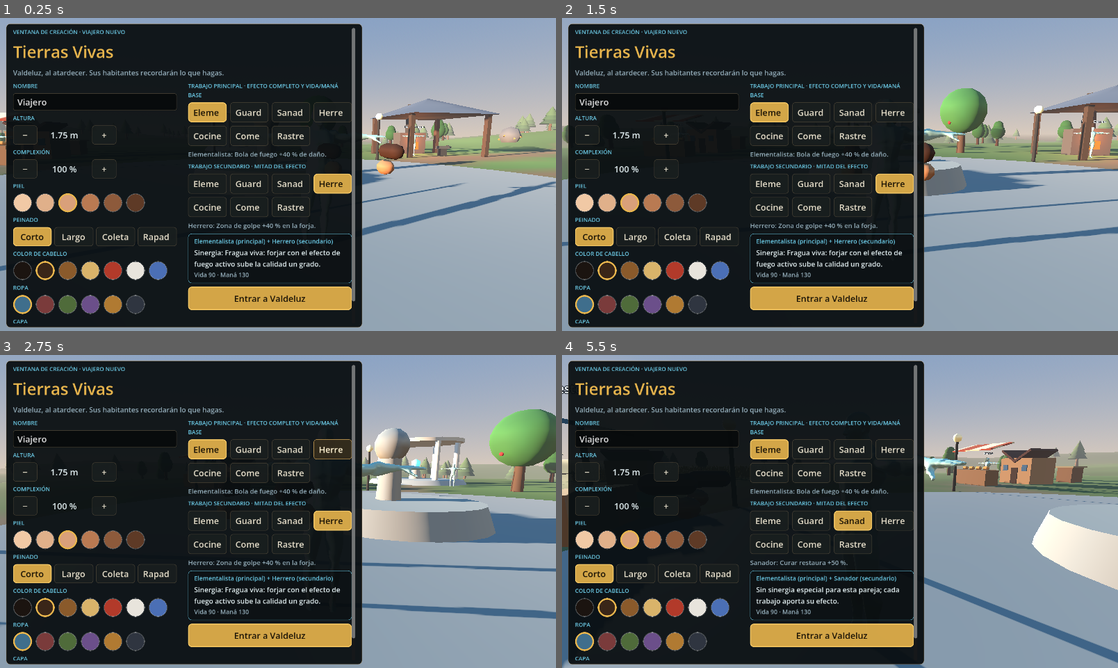
Above: before the commit, frames 1-4 (two rows, left to right).
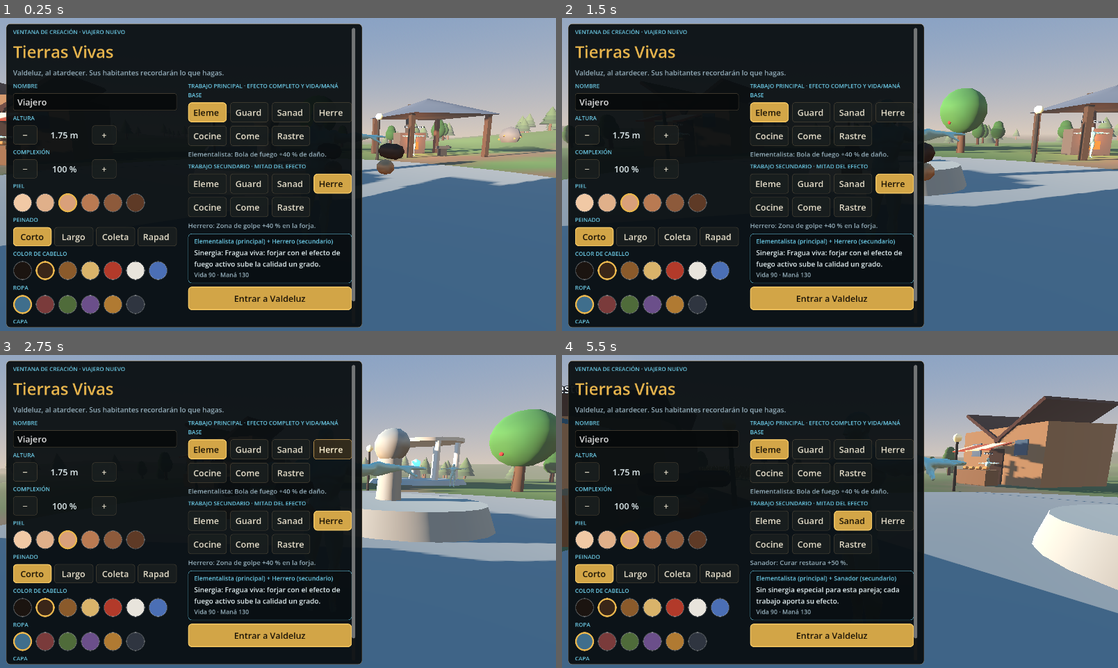
Above: after the commit, the same moments.

Repository: samuelguerrerodelarosa005-arch/tierras-vivientes
Game: Godot game, scene res://main.tscn
Two runs of this game, one before a commit and one after it. Both use one fixed random seed, a clock stepped at 60 frames per second and the inputs below.
Inputs (mouse positions are in pixels of both pictures, inside the frame that each line leads up to):
- Up to frame 1 (0.25 s): no input
- Up to frame 2 (1.5 s): tap Enter at 0.5 s; move the mouse to (962, 158) at 0.52 s; hold D (move_right) 0.53-1.28 s; hold F (eat) 0.53-1.28 s; click (962, 158) at 0.67 s; tap Space (jump) at 0.77 s; move the mouse to (728, 190) at 1.27 s; hold S (move_back) from 1.28 s (still down); tap E (interact) at 1.35 s
- Up to frame 3 (2.75 s): tap Space (jump) at 1.52 s; move the mouse to (333, 442) at 2.02 s; release S (move_back) at 2.03 s; hold D (move_right) from 2.03 s (still down); hold R (rumors) from 2.03 s (still down)
- Up to frame 4 (5.5 s): move the mouse to (812, 574) at 2.77 s; release D (move_right) at 2.78 s; release R (rumors) at 2.78 s; hold W (move_forward) 2.78-3.53 s; tap Shift (run) at 2.85 s; click (812, 574) at 2.92 s; tap Space (jump) at 3.02, 3.77, 4.52 s; move the mouse to (1006, 558) at 3.52 s; hold 1 (spell_1) 3.53-4.28 s; hold A (move_left) 3.53-5.03 s; move the mouse to (673, 464) at 4.27 s; tap 2 (spell_2) at 4.35 s; move the mouse to (867, 511) at 5.02 s; hold S (move_back) from 5.03 s (still down); hold 3 (spell_3) from 5.03 s (still down); click (867, 511) at 5.17 s

The runs differ from the first frame. In frame 1, 17% of the frame differs, in the area x 0-100%, y 20-100%; in frame 2, 15%; in frame 3, 13%; in frame 4, 15%.
Error in both runs: Invalid type in function '_play_imported_animation' in base 'Node3D (humanoid.gd)'. The array of argument 1 (Array) does not have the same element type as the …

Commit message:
Ajustar escala de la casa 3D al tamaño del mundo

Diff:
--- a/godot/models/environment/medieval_house.tscn
+++ b/godot/models/environment/medieval_house.tscn
@@ -13,38 +13,38 @@
 metallic = 0.1
 roughness = 0.25
 [sub_resource type="BoxMesh" id="WallsMesh"]
-size = Vector3(2.5, 1.8, 2.1)
+size = Vector3(6.8, 3.8, 5.4)
 [sub_resource type="BoxMesh" id="RoofMesh"]
-size = Vector3(1.45, 0.16, 2.35)
+size = Vector3(4.0, 0.22, 5.8)
 [sub_resource type="BoxMesh" id="DoorMesh"]
-size = Vector3(0.52, 1.12, 0.08)
+size = Vector3(1.2, 2.4, 0.12)
 [sub_resource type="BoxMesh" id="WindowMesh"]
-size = Vector3(0.38, 0.42, 0.07)
+size = Vector3(0.9, 0.95, 0.1)
 
 [node name="MedievalHouse" type="Node3D"]
 [node name="Walls" type="MeshInstance3D" parent="."]
-position = Vector3(0, 0.9, 0)
+position = Vector3(0, 1.9, 0)
 mesh = SubResource("WallsMesh")
 surface_material_override/0 = SubResource("Plaster")
 [node name="RoofLeft" type="MeshInstance3D" parent="."]
-position = Vector3(-0.57, 1.95, 0)
+position = Vector3(-1.5, 4.0, 0)
 rotation = Vector3(0, 0, -0.58)
 mesh = SubResource("RoofMesh")
 surface_material_override/0 = SubResource("Roof")
 [node name="RoofRight" type="MeshInstance3D" parent="."]
-position = Vector3(0.57, 1.95, 0)
+position = Vector3(1.5, 4.0, 0)
 rotation = Vector3(0, 0, 0.58)
 mesh = SubResource("RoofMesh")
 surface_material_override/0 = SubResource("Roof")
 [node name="Door" type="MeshInstance3D" parent="."]
-position = Vector3(0, 0.56, 1.06)
+position = Vector3(0, 1.2, 2.76)
 mesh = SubResource("DoorMesh")
 surface_material_override/0 = SubResource("Wood")
 [node name="WindowLeft" type="MeshInstance3D" parent="."]
-position = Vector3(-0.78, 1.12, 1.07)
+position = Vector3(-1.9, 2.4, 2.78)
 mesh = SubResource("WindowMesh")
 surface_material_override/0 = SubResource("Glass")
 [node name="WindowRight" type="MeshInstance3D" parent="."]
-position = Vector3(0.78, 1.12, 1.07)
+position = Vector3(1.9, 2.4, 2.78)
 mesh = SubResource("WindowMesh")
 surface_material_override/0 = SubResource("Glass")
